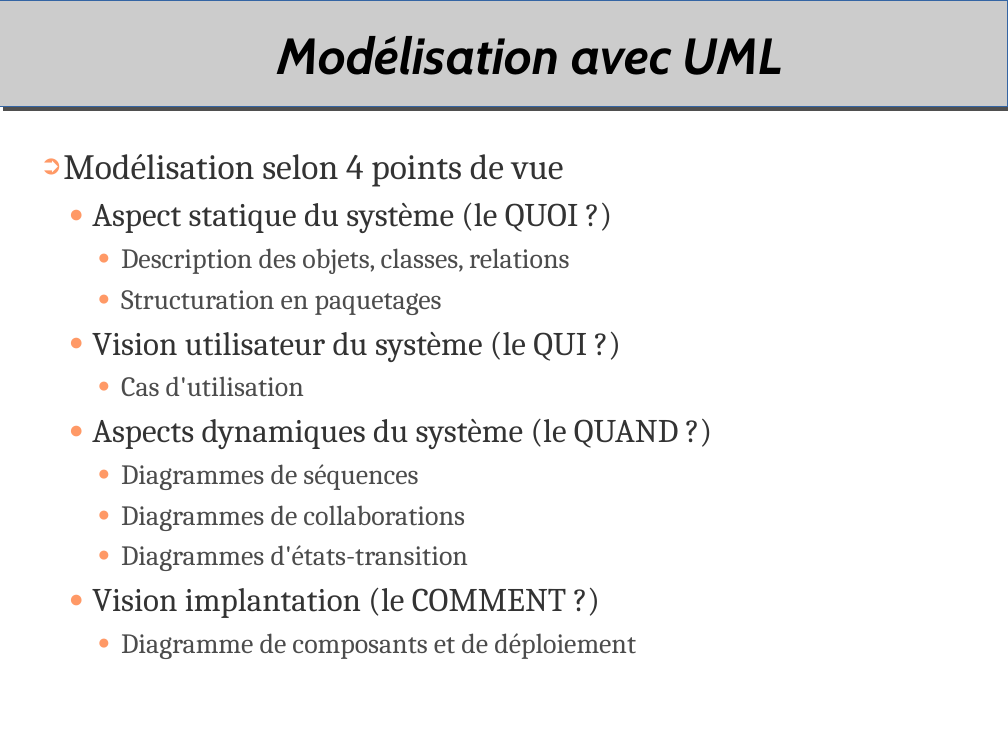
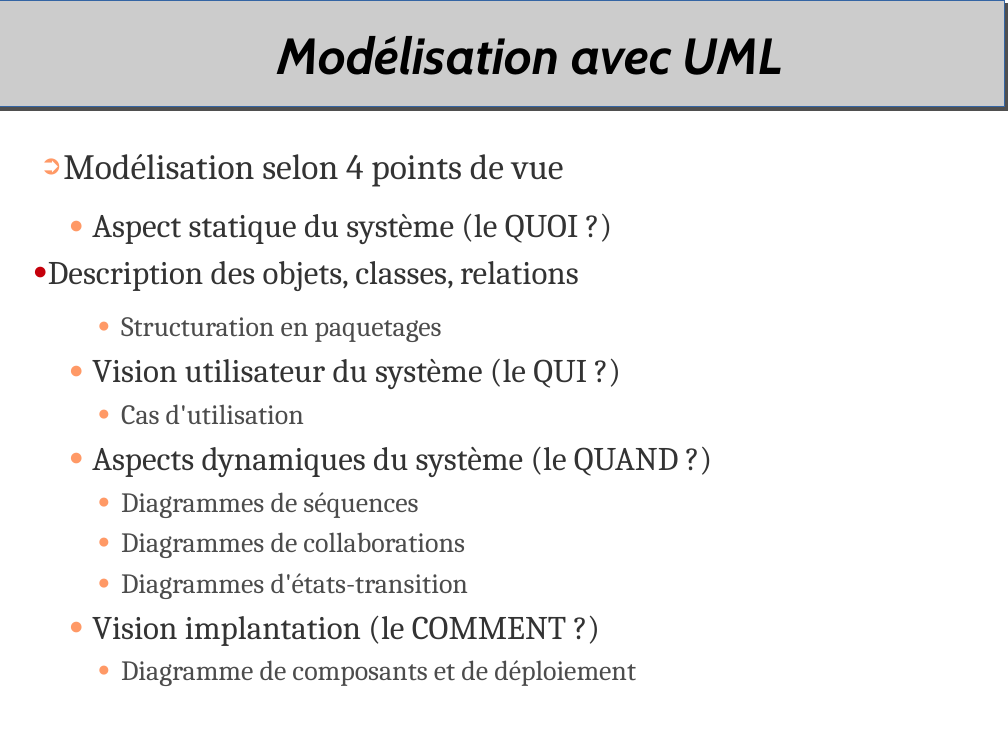
Before and after one commit to duanegris/texts, a slide deck: slide 28 of em-msi/it-s704/msi306-uml.odp (slide 17 before the commit). Drawn at 1008x756 pixels with LibreOffice and Linux fonts; fonts in the diff are those of the drawing; background and template pictures are left out. Boxes give left, top, right and bottom in pixels: in the first picture for what was removed or moved away, otherwise in the second. Text is boxed around its words. In the diff, an @@ line names an element or a change of style, - is before the commit and + after.

```diff
--- a/em-msi/it-s704/msi306-uml.odp
+++ b/em-msi/it-s704/msi306-uml.odp
@@ rectangle: place and size @@
-rectangle at [0,0,1008,107]
+rectangle at [0,0,1004,107]
@@ text at [48,154,579,291]: size 22 to 26 pt, text colour #4C4C4C to #333333 in "Description des objets, classes, relations"; more space between paragraphs; list level 3 to 2 in "Description des objets, classes, relations"; bullet colour #FF9966 to #C5000B @@
```
Also in this commit, not shown: 45 other slides changed, 11 slides added.
